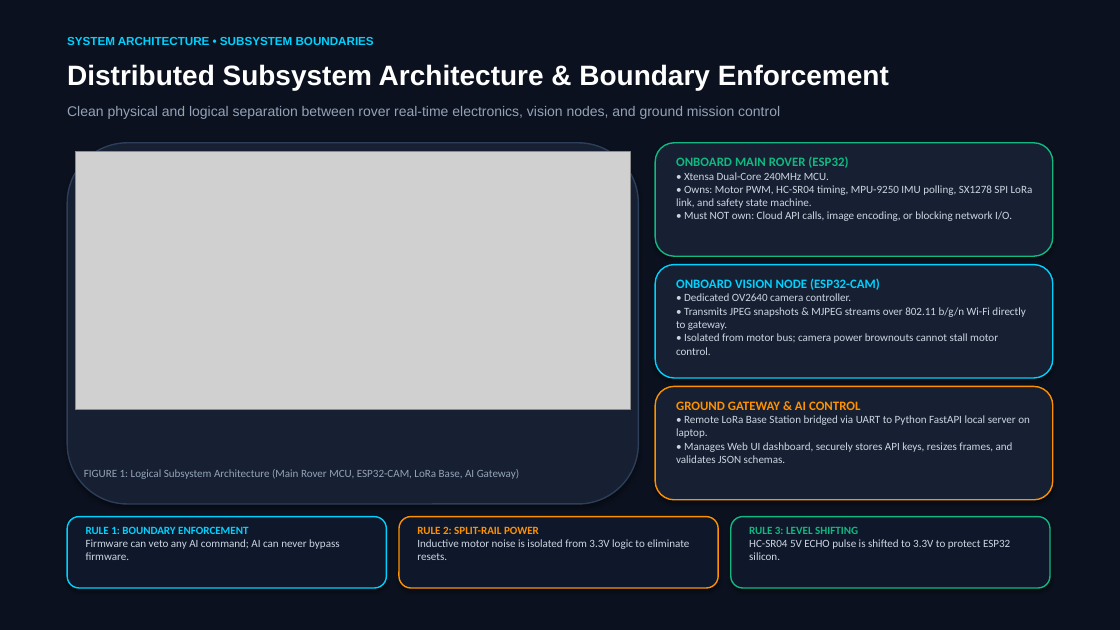
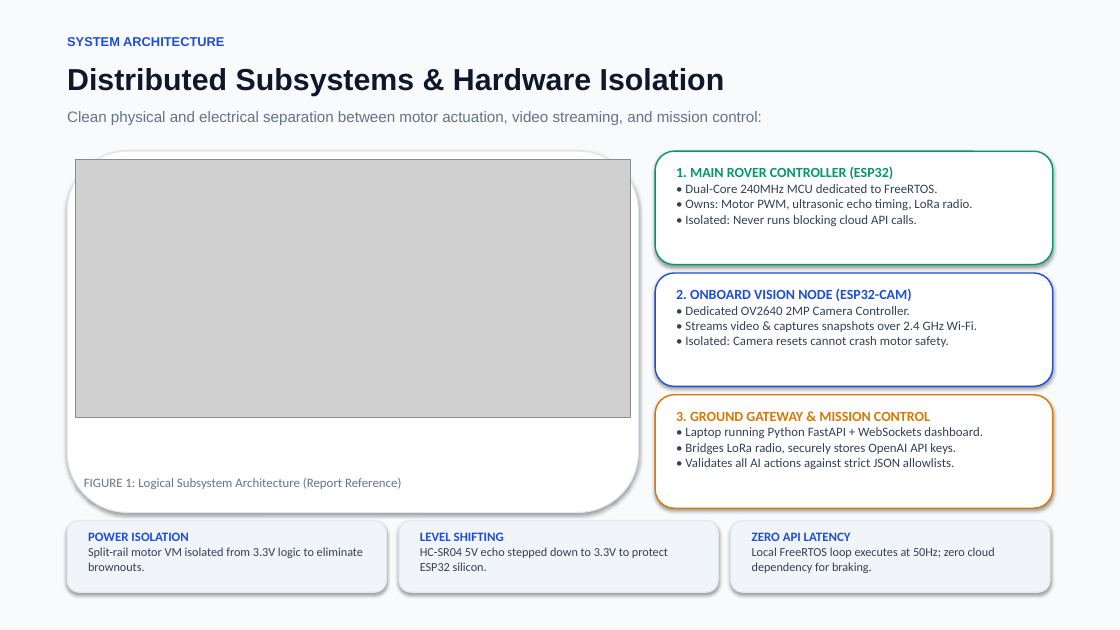
Before and after one commit to nishitapatil7/sangola-ppt, a slide deck: slide 5 of AURA_X_Winning_Hackathon_Pitch_Deck.pptx. Drawn at 1120x630 pixels with LibreOffice and Linux fonts; fonts in the diff are those of the drawing; grey boxes stand for pictures. Boxes give left, top, right and bottom in pixels: in the first picture for what was removed or moved away, otherwise in the second. Text is boxed around its words. In the diff, an @@ line names an element or a change of style, - is before the commit and + after.

Commit message:
Update PPT to high-impact light mode: concise copy, large fonts, team members added, and cost slide removed

```diff
--- a/AURA_X_Winning_Hackathon_Pitch_Deck.pptx
+++ b/AURA_X_Winning_Hackathon_Pitch_Deck.pptx
@@ rectangle at (x1=0, y1=0, x2=1120, y2=630): fill #0B111E to #F8FAFC @@
@@ text at (x1=67, y1=37, x2=224, y2=46): text changed; size 10 to 11 pt; text colour #00D2FF to #1D4ED8 @@
-SYSTEM ARCHITECTURE • SUBSYSTEM BOUNDARIES
+SYSTEM ARCHITECTURE
@@ text at (x1=67, y1=68, x2=725, y2=96): text changed; size 24 to 26 pt; text colour #FFFFFF to #0F172A @@
-Distributed Subsystem Architecture & Boundary Enforcement
+Distributed Subsystems & Hardware Isolation
@@ text at (x1=67, y1=111, x2=762, y2=125): text changed; size 12 to 13 pt; text colour #94A3B8 to #64748B @@
-Clean physical and logical separation between rover real-time electronics, vision nodes, and ground mission control
+Clean physical and electrical separation between motor actuation, video streaming, and mission control:
@@ rounded rectangle at (x1=67, y1=151, x2=639, y2=513): fill #162032 to #FFFFFF; outline #2D3E5A 1.2 pt to #E2E8F0 1 pt @@
@@ rounded rectangle at (x1=655, y1=151, x2=1053, y2=265): fill #162032 to #FFFFFF; outline #10B981 1.2 pt to #059669 1.2 pt @@
@@ text at (x1=676, y1=167, x2=973, y2=226): text changed; size 9.5 to 11 pt; text colour #CBD5E1 to #334155 @@
-ONBOARD MAIN ROVER (ESP32)
-• Xtensa Dual-Core 240MHz MCU.
-• Owns: Motor PWM, HC-SR04 timing, MPU-9250 IMU polling, SX1278 SPI LoRa link, and safety state machine.
-• Must NOT own: Cloud API calls, image encoding, or blocking network I/O.
+1. MAIN ROVER CONTROLLER (ESP32)
+• Dual-Core 240MHz MCU dedicated to FreeRTOS.
+• Owns: Motor PWM, ultrasonic echo timing, LoRa radio.
+• Isolated: Never runs blocking cloud API calls.
@@ rounded rectangle at (x1=655, y1=273, x2=1053, y2=386): fill #162032 to #FFFFFF; outline #00D2FF 1.2 pt to #1D4ED8 1.2 pt @@
@@ text at (x1=676, y1=289, x2=977, y2=347): text changed; size 9.5 to 11 pt; text colour #CBD5E1 to #334155 @@
-ONBOARD VISION NODE (ESP32-CAM)
-• Dedicated OV2640 camera controller.
-• Transmits JPEG snapshots & MJPEG streams over 802.11 b/g/n Wi-Fi directly to gateway.
-• Isolated from motor bus; camera power brownouts cannot stall motor control.
+2. ONBOARD VISION NODE (ESP32-CAM)
+• Dedicated OV2640 2MP Camera Controller.
+• Streams video & captures snapshots over 2.4 GHz Wi-Fi.
+• Isolated: Camera resets cannot crash motor safety.
@@ 4 rounded rectangles, 1 picture moved together from (x1=67, y1=143, x2=1053, y2=504) to (x1=67, y1=151, x2=1053, y2=513) @@
@@ rounded rectangle at (x1=655, y1=395, x2=1053, y2=508): fill #162032 to #FFFFFF; outline #FF9100 1.2 pt to #D97706 1.2 pt @@
@@ text at (x1=676, y1=412, x2=983, y2=469): text changed; size 9.5 to 11 pt; text colour #CBD5E1 to #334155 @@
-GROUND GATEWAY & AI CONTROL
-• Remote LoRa Base Station bridged via UART to Python FastAPI local server on laptop.
-• Manages Web UI dashboard, securely stores API keys, resizes frames, and validates JSON schemas.
+3. GROUND GATEWAY & MISSION CONTROL
+• Laptop running Python FastAPI + WebSockets dashboard.
+• Bridges LoRa radio, securely stores OpenAI API keys.
+• Validates all AI actions against strict JSON allowlists.
@@ text at (x1=84, y1=478, x2=401, y2=489): text changed; size 9.5 to 11 pt; text colour #94A3B8 to #64748B @@
-FIGURE 1: Logical Subsystem Architecture (Main Rover MCU, ESP32-CAM, LoRa Base, AI Gateway)
+FIGURE 1: Logical Subsystem Architecture (Report Reference)
@@ rounded rectangle at (x1=67, y1=521, x2=386, y2=592): fill #0F172A to #F1F5F9; outline #00D2FF 1.2 pt to #E2E8F0 1 pt @@
@@ text at (x1=88, y1=532, x2=363, y2=571): text changed; size 9.5 to 10.5 pt; text colour #CBD5E1 to #334155 @@
-RULE 1: BOUNDARY ENFORCEMENT
-Firmware can veto any AI command; AI can never bypass firmware.
+POWER ISOLATION
+Split-rail motor VM isolated from 3.3V logic to eliminate brownouts.
@@ rounded rectangle at (x1=399, y1=521, x2=718, y2=592): fill #0F172A to #F1F5F9; outline #FF9100 1.2 pt to #E2E8F0 1 pt @@
@@ text at (x1=420, y1=532, x2=668, y2=571): text changed; size 9.5 to 10.5 pt; text colour #CBD5E1 to #334155 @@
-RULE 2: SPLIT-RAIL POWER
-Inductive motor noise is isolated from 3.3V logic to eliminate resets.
+LEVEL SHIFTING
+HC-SR04 5V echo stepped down to 3.3V to protect ESP32 silicon.
@@ 3 rounded rectangles moved together from (x1=67, y1=517, x2=1050, y2=588) to (x1=67, y1=521, x2=1050, y2=592) @@
@@ rounded rectangle at (x1=731, y1=521, x2=1050, y2=592): fill #0F172A to #F1F5F9; outline #10B981 1.2 pt to #E2E8F0 1 pt @@
@@ text at (x1=752, y1=532, x2=995, y2=573): text changed; size 9.5 to 10.5 pt; text colour #CBD5E1 to #334155 @@
-RULE 3: LEVEL SHIFTING
-HC-SR04 5V ECHO pulse is shifted to 3.3V to protect ESP32 silicon.
+ZERO API LATENCY
+Local FreeRTOS loop executes at 50Hz; zero cloud dependency for braking.
```
Also in this commit, not shown: 7 other slides changed, 4 slides added, 6 slides removed, 2 other files.
